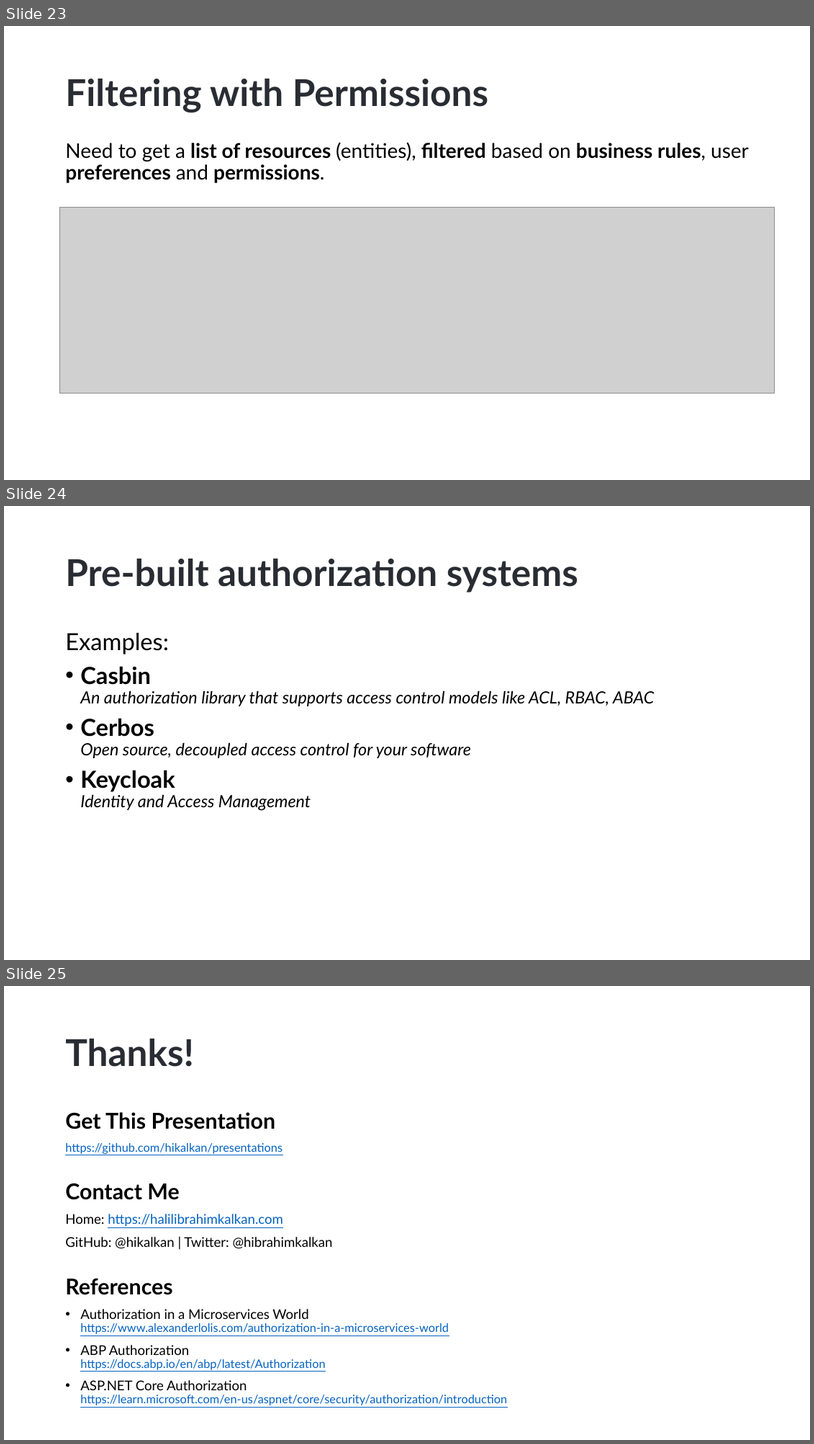
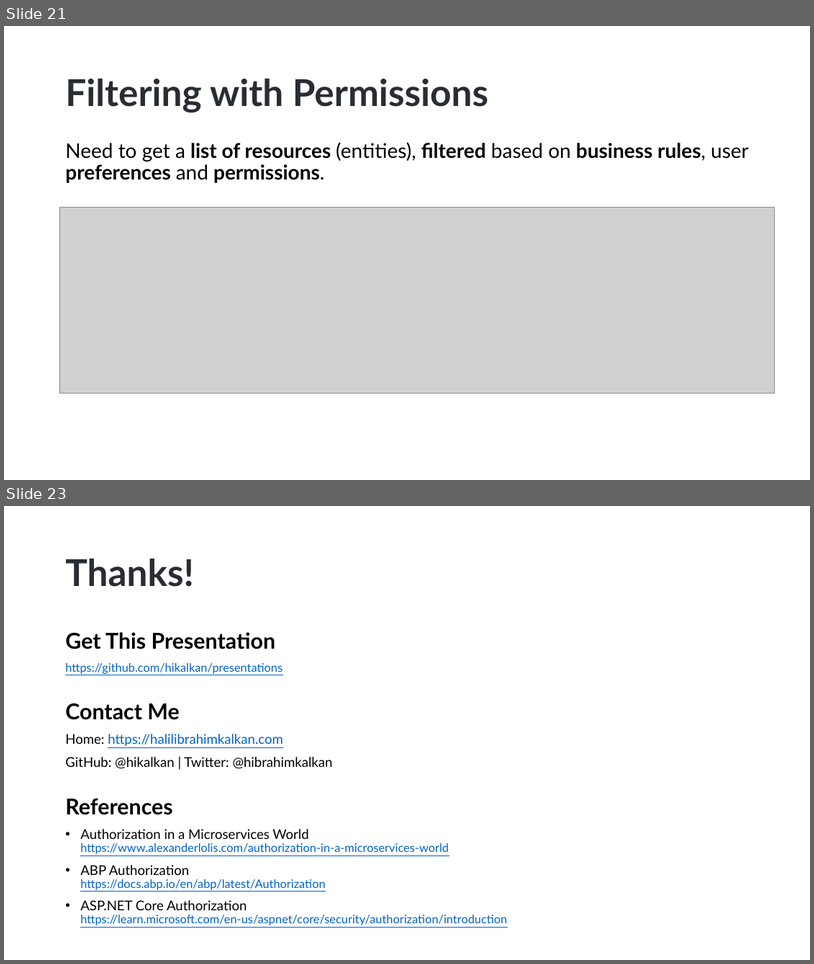
Before and after one commit to hikalkan/presentations, a slide deck: 2022-10-15 Authorization-In-Distributed-Systems/Authorization-In-Distributed-Systems-DotnetConf2022.pptx. Shown one above the other, each under a label of ours: slides 23, 24 and 25 before the commit, slides 21 and 23 after it; the slides between them are not shown. The pictures are 814x1444 and 814x964 pixels, drawn with LibreOffice and Linux fonts; fonts in the diff are those of the drawing; grey boxes stand for pictures; background and template pictures are left out. Boxes give left, top, right and bottom in pixels: in the first picture for what was removed or moved away, otherwise in the second. Text is boxed around its words. In the diff, an @@ line names an element or a change of style, - is before the commit and + after.

```diff
--- a/2022-10-15 Authorization-In-Distributed-Systems/Authorization-In-Distributed-Systems-DotnetConf2022.pptx
+++ b/2022-10-15 Authorization-In-Distributed-Systems/Authorization-In-Distributed-Systems-DotnetConf2022.pptx
@@ slide 24 removed at bbox=[4, 506, 810, 960], background picture (left out) @@
@@ title removed at bbox=[65, 559, 579, 592] @@
-Pre-built authorization systems
@@ text removed at bbox=[65, 633, 654, 811] @@
-Examples:
-• Casbin
-  An authorization library that supports access control models like ACL, RBAC, ABAC
-• Cerbos
-  Open source, decoupled access control for your software
-• Keycloak
-  Identity and Access Management
@@ what was slide 23 is now slide 21 @@
@@ what was slide 25 is now slide 23 @@
```
Also in this commit, not shown: 1 slide added.
